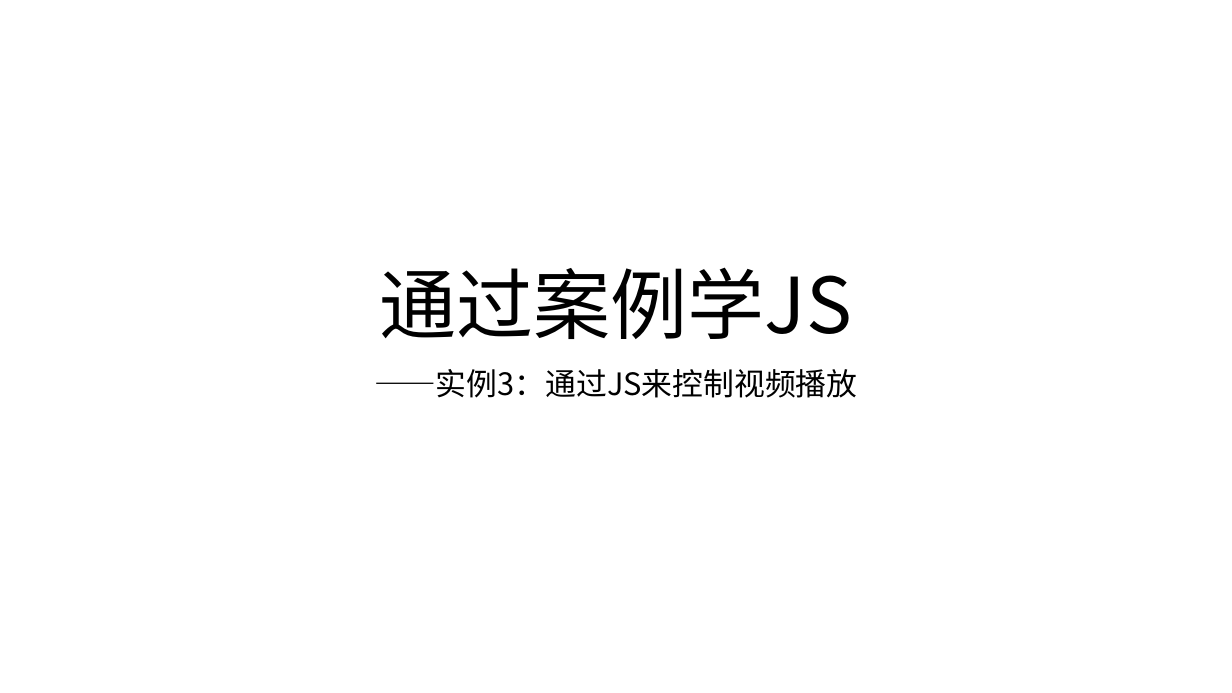
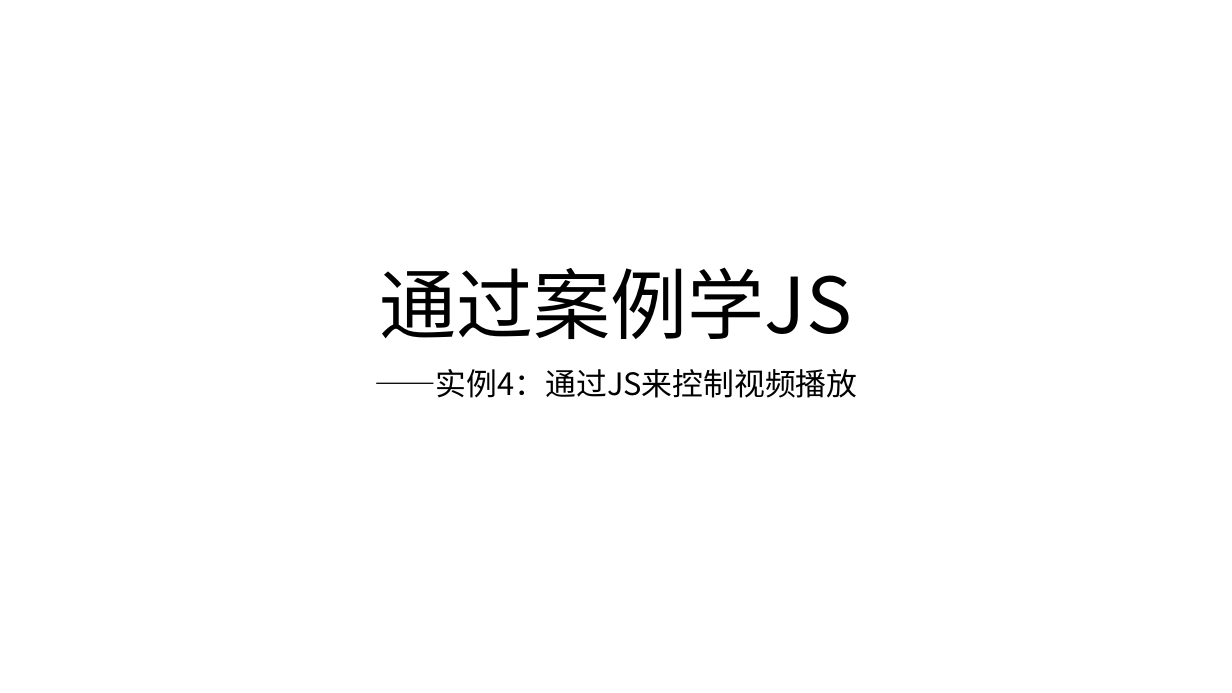
Before and after one commit to xiaolan1984/jslab, a slide deck: slide 1 of task/lesson4/通过案例学javascript编程4.pptx. Drawn at 1232x693 pixels with LibreOffice and Linux fonts; fonts in the diff are those of the drawing. Boxes give left, top, right and bottom in pixels: in the first picture for what was removed or moved away, otherwise in the second. Text is boxed around its words. In the diff, an @@ line names an element or a change of style, - is before the commit and + after.

```diff
--- a/task/lesson4/通过案例学javascript编程4.pptx
+++ b/task/lesson4/通过案例学javascript编程4.pptx
@@ subtitle at (x1=374, y1=369, x2=857, y2=398): text changed @@
-——实例3：通过JS来控制视频播放
+——实例4：通过JS来控制视频播放
```
Also in this commit, not shown: 1 other file.
